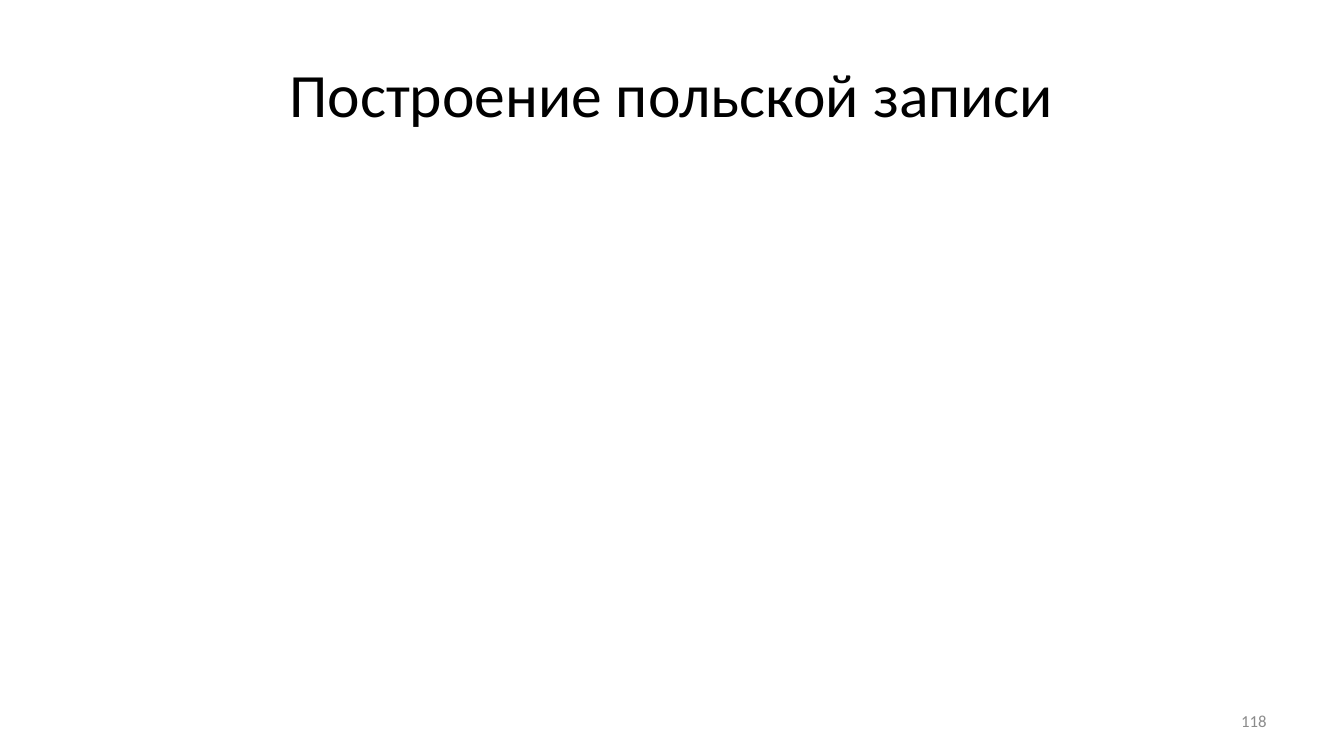
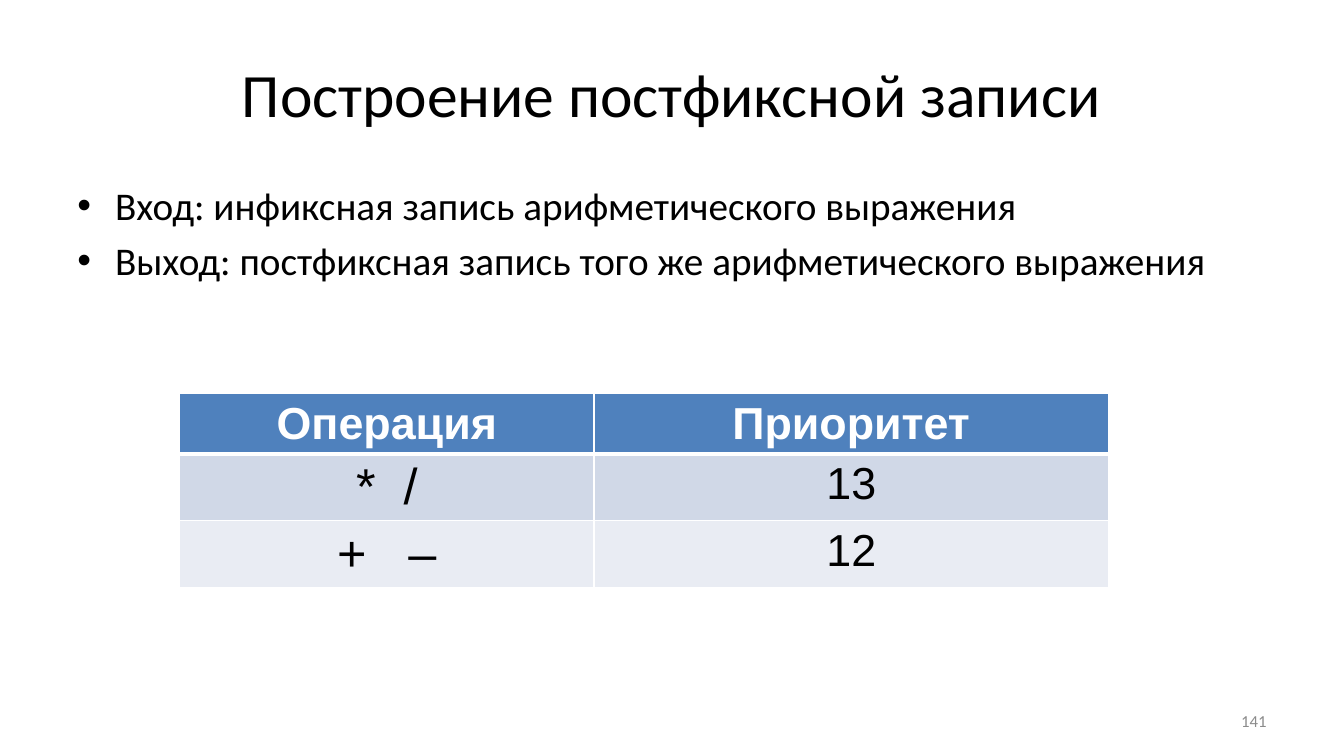
Before and after one commit to Evgueni-Petrov-aka-espetrov/Algorithms-and-Programming-in-C-pptx, a slide deck: slide 141 of 08 Списки.pptx (slide 118 before the commit). Drawn at 1344x756 pixels with LibreOffice and Linux fonts; fonts in the diff are those of the drawing. Boxes give left, top, right and bottom in pixels: in the first picture for what was removed or moved away, otherwise in the second. Text is boxed around its words. In the diff, an @@ line names an element or a change of style, - is before the commit and + after.

```diff
--- a/08 Списки.pptx
+++ b/08 Списки.pptx
@@ title at (x1=242, y1=75, x2=1100, y2=127): text changed @@
-Построение польской записи
+Построение постфиксной записи
@@ text added at (x1=115, y1=193, x2=1205, y2=282), 28 pt, text #000000 @@
+• Вход: инфиксная запись арифметического выражения
+• Выход: постфиксная запись того же арифметического выражения
@@ table at (x1=179, y1=394, x2=1108, y2=599) @@
-row 2, column 1: + –
+row 2, column 1: * /
-row 2, column 2: 2
+row 2, column 2: 13
-row 3, column 1: * /
+row 3, column 1: + –
-row 3, column 2: 4
+row 3, column 2: 12
@@ fill #FFFFFF to #4F81BD in row 1 @@
@@ fill #FFFFFF to #D0D8E8 in row 2 @@
@@ fill #FFFFFF to #E9EDF4 in row 3 @@
@@ page number at (x1=1241, y1=716, x2=1266, y2=727): text changed @@
-118
+141
```
Also in this commit, not shown: 6 other slides changed, 27 slides added, 8 slides removed.
